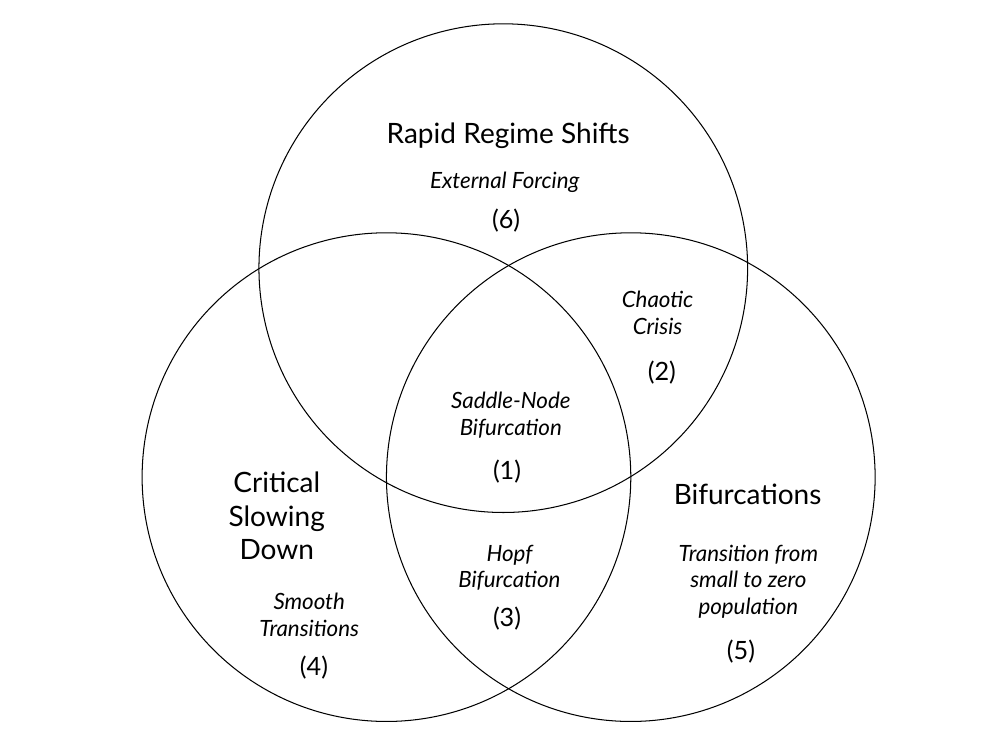
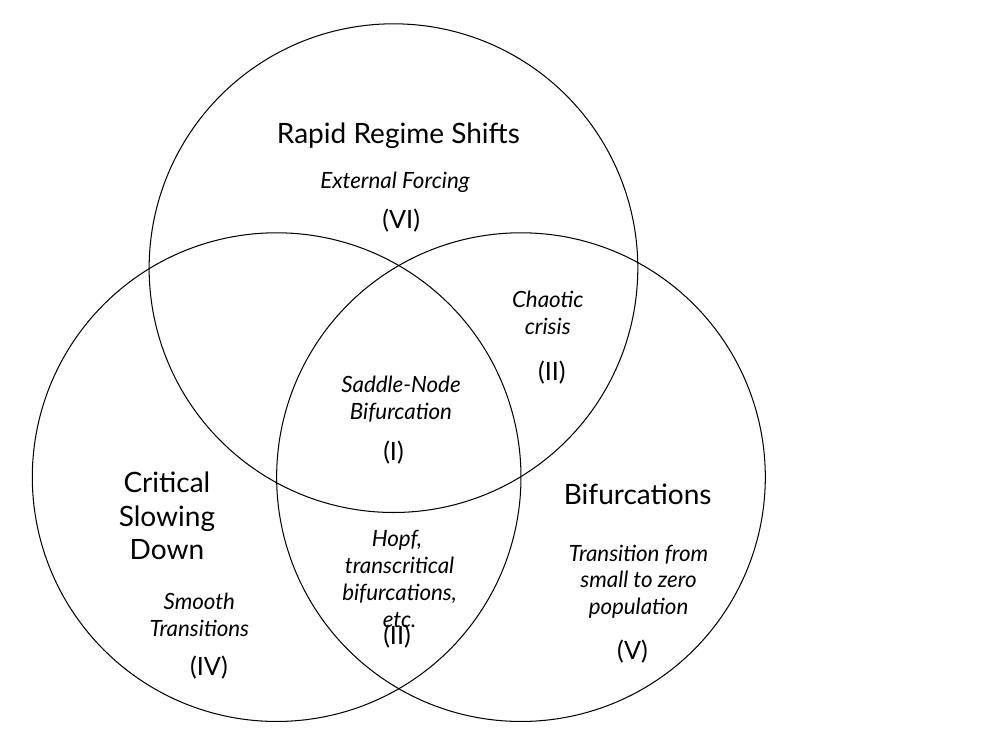
Before and after one commit to cboettig/ews-review, a slide deck: slide 1 of ews-venn.pptx. Drawn at 1008x756 pixels with LibreOffice and Linux fonts; fonts in the diff are those of the drawing. Boxes give left, top, right and bottom in pixels: in the first picture for what was removed or moved away, otherwise in the second. Text is boxed around its words. In the diff, an @@ line names an element or a change of style, - is before the commit and + after.

```diff
--- a/ews-venn.pptx
+++ b/ews-venn.pptx
@@ text at [382, 208, 420, 232]: text changed @@
-(6)
+(VI)
@@ 6 texts, 3 ellipses: place and size @@
-6 texts, 3 ellipses at [142, 24, 875, 722]
+6 texts, 3 ellipses at [32, 24, 765, 722]
@@ text at [512, 290, 583, 334]: text changed @@
-Chaotic Crisis
+Chaotic crisis
@@ text "Saddle-Node Bifurcation": place and size @@
-text "Saddle-Node Bifurcation" at [451, 391, 570, 438]
+text "Saddle-Node Bifurcation" at [341, 375, 460, 422]
@@ text at [538, 360, 566, 384]: text changed @@
-(2)
+(II)
@@ text at [383, 440, 403, 464]: text changed @@
-(1)
+(I)
@@ text at [342, 529, 457, 632]: text changed @@
-Hopf Bifurcation
+Hopf,
+transcritical
+bifurcations, etc.
@@ text at [383, 623, 411, 648]: text changed @@
-(3)
+(II)
@@ text at [190, 655, 228, 679]: text changed @@
-(4)
+(IV)
@@ text at [617, 639, 648, 663]: text changed @@
-(5)
+(V)
```
Also in this commit, not shown: 1 other file.
